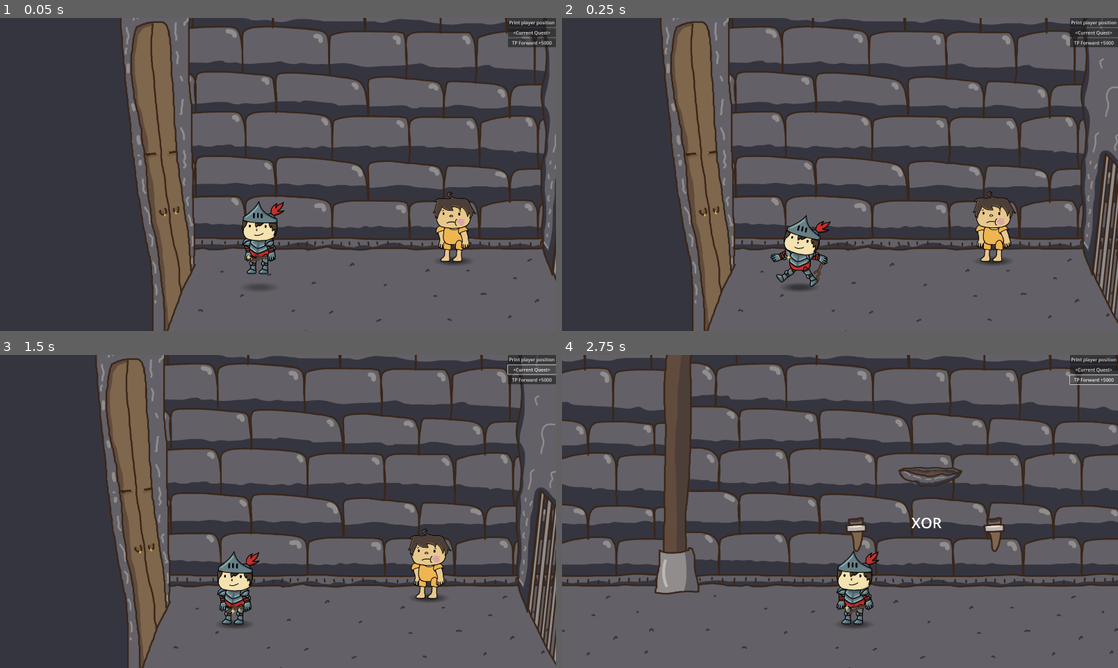
Above: before the commit, frames 1-4 (two rows, left to right).
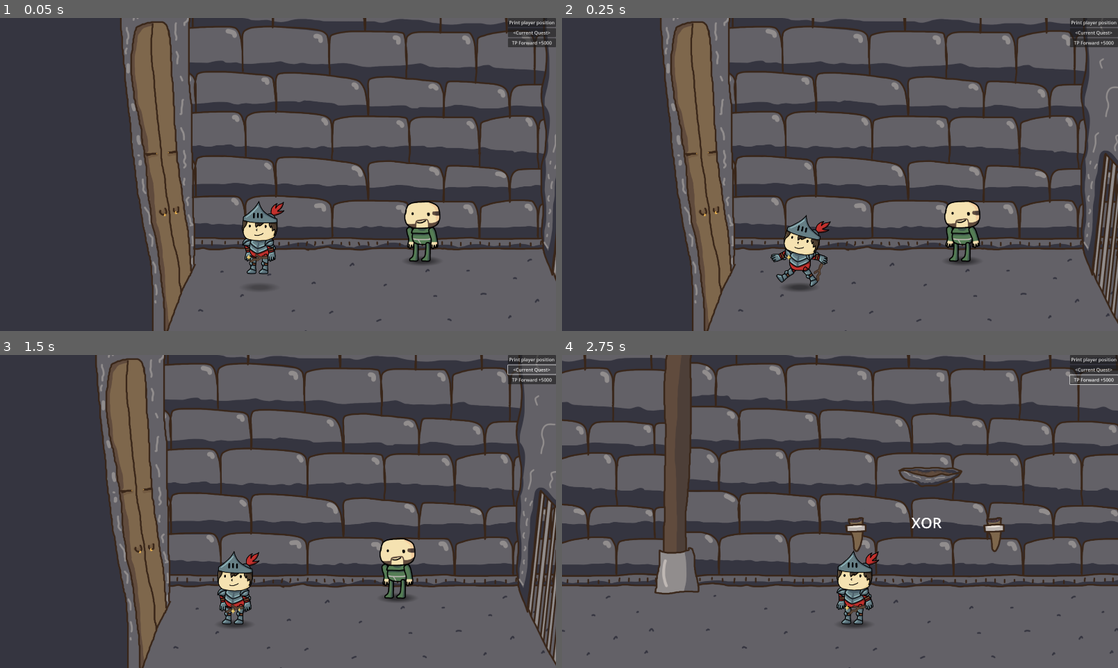
Above: after the commit, the same moments.

Repository: Caslus/cronicas-de-bugdonia
Game: Godot game, scene res://Scenes/Chapter1_2.tscn
The game is run twice, just before and just after one commit, with the same random seed, the same clock (stepped at 60 frames per second) and the same inputs. This scene is started directly instead of the project's main scene.
Inputs:
- Up to frame 1 (0.05 s): no input
- Up to frame 2 (0.25 s): no input
- Up to frame 3 (1.5 s): click "Print player position" at 0.5 s; click "<Current Quest>" at 1.25 s
- Up to frame 4 (2.75 s): click "TP Forward +5000" at 2 s

The runs differ from the first frame. In frame 1, 2.0% of the frame differs, in the area x 72-86%, y 55-79%; in frame 2, 2.0%, in the area x 68-99%, y 44-79%; in frame 3, 2.0%; in frame 4, nothing differs.

Commit message:
feat: add walking npc

Diff:
--- a/Scenes/Chapter1_2.tscn
+++ b/Scenes/Chapter1_2.tscn
@@ -8,15 +8,16 @@
 [ext_resource type="PackedScene" uid="uid://dsg27of52d3no" path="res://Scenes/Objects/Torch.tscn" id="5_v8im4"]
 [ext_resource type="PackedScene" uid="uid://cwcjpyq0u6iep" path="res://Scenes/Objects/Fireholder.tscn" id="6_gwm1x"]
 [ext_resource type="PackedScene" uid="uid://dcbc26gk3t6db" path="res://Scenes/Entity/NPC.tscn" id="8_wxbtf"]
-[ext_resource type="Texture2D" uid="uid://cnxqx2c7bmvxp" path="res://Assets/Entity/Prisoner/head.png" id="9_kr1wk"]
-[ext_resource type="Texture2D" uid="uid://c1xf0slgfy84w" path="res://Assets/Entity/Prisoner/torso.png" id="10_045mq"]
-[ext_resource type="Texture2D" uid="uid://ovftsgqm78g3" path="res://Assets/Entity/Prisoner/arm.png" id="11_0ic1f"]
-[ext_resource type="Texture2D" uid="uid://boexy32plg3c1" path="res://Assets/Entity/Prisoner/leg.png" id="12_a88w8"]
+[ext_resource type="Texture2D" uid="uid://cxyewq77ukudv" path="res://Assets/Entity/Monk/head.png" id="9_a88w8"]
+[ext_resource type="Texture2D" uid="uid://bcotmnrqotjw6" path="res://Assets/Entity/Monk/torso.png" id="10_er7ss"]
+[ext_resource type="Texture2D" uid="uid://tu3bvoxcfo6c" path="res://Assets/Entity/Monk/arm.png" id="11_ob62n"]
+[ext_resource type="Texture2D" uid="uid://cdnwo6mstbddb" path="res://Assets/Entity/Monk/leg.png" id="12_1lq60"]
 [ext_resource type="Texture2D" uid="uid://cipkrf20dhy2w" path="res://Assets/Objects/JailCellWall.png" id="13_0ic1f"]
 [ext_resource type="Script" uid="uid://81sw4i4e0e27" path="res://Scripts/Object/HollowObject.gd" id="14_a88w8"]
 [ext_resource type="Script" uid="uid://bnh4mv0nt8tlm" path="res://Scripts/Object/TempleDoor.gd" id="15_0ic1f"]
 [ext_resource type="Texture2D" uid="uid://cu8oxkgp5cydw" path="res://Assets/Objects/JailCellDoor.png" id="17_a88w8"]
 [ext_resource type="PackedScene" uid="uid://cfv7fpnqjbtc4" path="res://Scenes/Utils/DevTools.tscn" id="17_er7ss"]
+[ext_resource type="Texture2D" uid="uid://bm6haoisagh1j" path="res://Assets/Objects/JailCellWallFront.png" id="17_ob62n"]
 
 [sub_resource type="RectangleShape2D" id="RectangleShape2D_2o7ur"]
 size = Vector2(18961, 165)
@@ -26,8 +27,9 @@
 
 [node name="Chapter12" type="Node2D"]
 
-[node name="BooleanQuest" type="Node" parent="."]
+[node name="BooleanQuest" type="Node" parent="." node_paths=PackedStringArray("npc")]
 script = ExtResource("1_c7sn1")
+npc = NodePath("../NPC")
 
 [node name="Player" parent="." instance=ExtResource("1_2o7ur")]
 z_index = 10
@@ -541,14 +543,15 @@
 autowrap_mode = 2
 
 [node name="NPC" parent="." node_paths=PackedStringArray("quest") instance=ExtResource("8_wxbtf")]
-position = Vector2(669, -342)
+z_index = 2
+position = Vector2(561, -342)
 dialogFile = "res://Dialog/Boolean.json"
 quest = NodePath("../BooleanQuest")
-head = ExtResource("9_kr1wk")
-torso = ExtResource("10_045mq")
-arm = ExtResource("11_0ic1f")
-leg = ExtResource("12_a88w8")
-metadata/objectName = "Prisio, o Prisioneiro"
+head = ExtResource("9_a88w8")
+torso = ExtResource("10_er7ss")
+arm = ExtResource("11_ob62n")
+leg = ExtResource("12_1lq60")
+metadata/objectName = "Funcionário do Templo"
 
 [node name="Door1" type="Sprite2D" parent="."]
 z_index = 1
@@ -578,7 +581,7 @@
 
 [node name="Fog" type="ColorRect" parent="Door1"]
 visible = false
-z_index = 1
+z_index = 7
 anchors_preset = 15
 anchor_right = 1.0
 anchor_bottom = 1.0
@@ -591,6 +594,13 @@
 mouse_filter = 2
 color = Color(0.207843, 0.207843, 0.25098, 1)
 
+[node name="Front" type="Sprite2D" parent="Door1"]
+z_index = 6
+position = Vector2(40, 315)
+texture = ExtResource("17_ob62n")
+script = ExtResource("14_a88w8")
+xOffset = -36.49
+
 [node name="DevTools" parent="." instance=ExtResource("17_er7ss")]
 offset_left = 1874.0
 offset_top = 197.0
--- a/Scenes/Entity/NPC.tscn
+++ b/Scenes/Entity/NPC.tscn
@@ -29,6 +29,9 @@
 [node name="CollisionShape2D" parent="." index="1"]
 disabled = true
 
+[node name="CharacterAnimation" parent="." index="4"]
+script = null
+
 [node name="Interactable" parent="." index="5" instance=ExtResource("2_v2mxl")]
 position = Vector2(0, -20)
 
--- a/Scripts/Entity/NPC.gd
+++ b/Scripts/Entity/NPC.gd
@@ -6,6 +6,7 @@
 @export var quest: Node = null
 
 @export var turnsToPlayer: bool = true
+var moving: bool = false
 
 # texture for sprites
 @export var head: CompressedTexture2D = null
@@ -14,6 +15,8 @@
 @export var leg: CompressedTexture2D = null
 
 @onready var player: CharacterBody2D = get_tree().get_nodes_in_group("player")[0]
+
+@onready var animTree: AnimationTree = get_node("AnimationTree")
 
 
 func load_dialog():
@@ -38,16 +41,43 @@
 	r_arm.texture = arm
 	r_leg.texture = leg
 
+func move_to(npcName: String, pos: Vector2):
+	if get_meta("objectName") != npcName: return
+	moving = true
+	turnsToPlayer = false
+	var torsoNode = get_node("Sprite")
+	if (pos.x > position.x):
+		torsoNode.scale = Vector2(-1, 1)
+	else:
+		torsoNode.scale = Vector2(1, 1)
+
+	var moveTween1 = create_tween()
+	moveTween1.set_ease(Tween.EaseType.EASE_IN_OUT)
+	moveTween1.tween_property(self, "position", position + Vector2(0, 100), 0.5)
+	await moveTween1.finished
+	var moveTween2 = create_tween()
+	moveTween2.set_ease(Tween.EaseType.EASE_IN_OUT)
+	moveTween2.tween_property(self, "position", Vector2(pos.x, position.y), 4.0)
+	await moveTween2.finished
+	var moveTween3 = create_tween()
+	moveTween3.set_ease(Tween.EaseType.EASE_IN_OUT)
+	moveTween3.tween_property(self, "position", pos, 0.5)
+	await moveTween3.finished
+	moving = false
+	turnsToPlayer = true
 
 func _ready():
 	load_dialog()
 	load_textures()
-	pass
+	QuestManager.connect("moveNpc", Callable(self, "move_to"))
 
 func _process(_delta):
 	var torsoNode = get_node("Sprite")
-	if player.global_position.x > global_position.x and turnsToPlayer:
-		torsoNode.scale = Vector2(-1, 1)
-	else:
-		torsoNode.scale = Vector2(1, 1)
-	pass
+	if turnsToPlayer:
+		if player.global_position.x > global_position.x:
+			torsoNode.scale = Vector2(-1, 1)
+		else:
+			torsoNode.scale = Vector2(1, 1)
+
+	animTree.set("parameters/conditions/walk", moving)
+	animTree.set("parameters/conditions/idle", not moving)
--- a/Scripts/Object/TempleDoor.gd
+++ b/Scripts/Object/TempleDoor.gd
@@ -9,7 +9,6 @@
 @onready var originalPosition: Vector2 = position
 
 func open_door(signalDoor):
-	print(signalDoor, doorNumber)
 	if signalDoor != doorNumber: return
 	moving = true
 	var doorTween = create_tween()
@@ -18,7 +17,7 @@
 
 	var fogTween = fog.create_tween()
 	fogTween.set_ease(Tween.EaseType.EASE_IN_OUT)
-	fogTween.tween_property(fog, "modulate", Color(1, 1, 1, 0), 1)
+	fogTween.tween_property(fog, "modulate", Color(1, 1, 1, 0), 2)
 
 	await doorTween.finished
 	moving = false
--- a/Scripts/Quest/BooleanQuest.gd
+++ b/Scripts/Quest/BooleanQuest.gd
@@ -13,6 +13,7 @@
 		# npc.set("startingDialog", "5")
 		emit_signal("openDoor", 1)
 		print("Opening door:", 1)
+		QuestManager.moveNpcTo(npc.get_meta("objectName"), Vector2(2432, -342))
 	# if questVariables.get("pickedWand"):
 	# 	npc.set("startingDialog", "7")
 	# if questVariables.get("talked2"):
--- a/Scripts/QuestManager.gd
+++ b/Scripts/QuestManager.gd
@@ -21,5 +21,10 @@
 	currentQuest = newQuest
 	emit_signal("questChanged")
 
+func moveNpcTo(npcName: String, pos: Vector2) -> void:
+	emit_signal("moveNpc", npcName, pos)
+
 func _ready():
 	pass
+
+signal moveNpc(npcName: String, pos: Vector2)
Binary file added: Assets/Entity/Monk/arm.png
Not shown, added: Assets/Entity/Monk/arm.png.import
Binary file added: Assets/Entity/Monk/head.png
Not shown, added: Assets/Entity/Monk/head.png.import
Binary file added: Assets/Entity/Monk/leg.png
Not shown, added: Assets/Entity/Monk/leg.png.import
Binary file added: Assets/Entity/Monk/torso.png
Not shown, added: Assets/Entity/Monk/torso.png.import
Binary file added: Assets/Objects/JailCellWallFront.png
Not shown, added: Assets/Objects/JailCellWallFront.png.import
Not shown: 1 places in Scenes/Chapter1_2.tscn that only renumber resources
